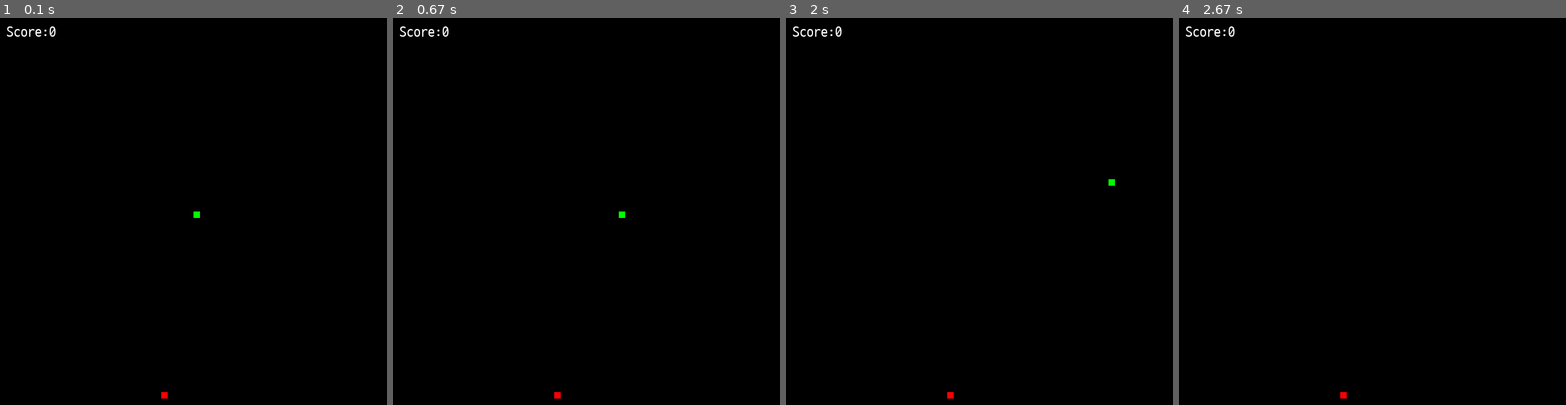
Above: before the commit, frames 1-4 (left to right).
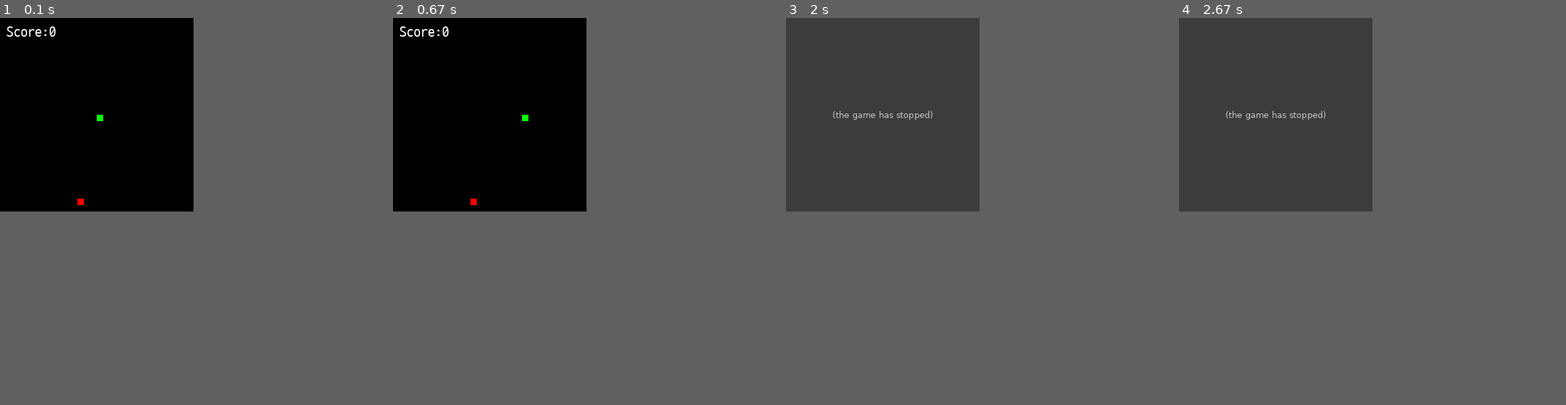
Above: after the commit, the same moments.

Repository: tladudtn/Toy-Pygame-Snake
Game: pygame game, started from snake.py
Same seed, same stepped clock (60 frames per second), same inputs: the game is played once before the commit and once after it.
Inputs:
- Up to frame 1 (0.1 s): no input
- Up to frame 2 (0.67 s): hold Right from 0.33 s (still down)
- Up to frame 3 (2 s): release Right at 0.8 s; hold Up 0.83-1.13 s; hold Right 1.17-1.63 s
- Up to frame 4 (2.67 s): no input
In our replay, the window is 600x600 before the commit and 300x300 after it. These sizes can differ from the game's own. Grey fills any space a smaller window leaves; there, only what the larger window draws over its background counts as a difference.

The runs differ from the first frame. In frame 1, 0.1% of the frame differs, in the area x 20-52%, y 25-99%; in frame 2, 0.1%; in frame 3, 25%, in the area x 0-85%, y 0-99%; in frame 4, 25%.
After the commit the program exited at 1.73 s; later frames show no game.

Commit message:
주석 추가

Diff:
--- a/snake.py
+++ b/snake.py
@@ -6,8 +6,8 @@
 pygame.init()
 
 # 해상도 지정
-screen_width = 600
-screen_height = 600
+screen_width = 300
+screen_height = 300
 screen = pygame.display.set_mode((screen_height,screen_width))
 
 # 색깔
@@ -24,11 +24,11 @@
 
 clock = pygame.time.Clock()
 
-
+# 택스트 출력 - 0
 def text_objects(text, font):
     textSurface = font.render(text, True, white)
     return textSurface, textSurface.get_rect()
-
+# 택스트 출력 - 1
 def message_display(text):
     x_msg = 10
     y_msg = 10
@@ -39,10 +39,12 @@
 
     pygame.display.update()
 
+# 뱀 길이 늘리는 함수
 def snakelong(snake_size, snake_list):
     for x1 in snake_list:
         pygame.draw.rect(screen ,green, [x1[0], x1[1], snake_size, snake_size])
 
+# 게임 작동 중 돌아가는 것
 def snakeWorking():
 
     game_over=False
@@ -85,7 +87,7 @@
                     y_update = 0
 
         # 게임 오버 조건
-        if x <= 0 or x >= screen_width+5 or y <= 0 or y >= screen_height + 5 :
+        if x <= 0 or x >= screen_width or y <= 0 or y >= screen_height :
             game_over=True
 
 
